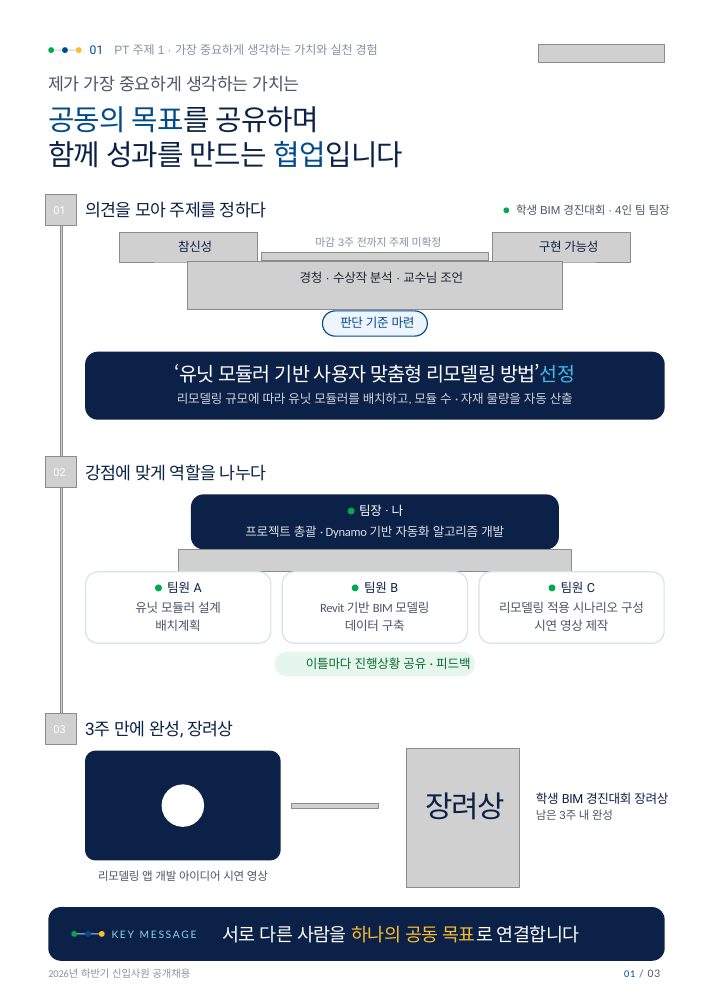
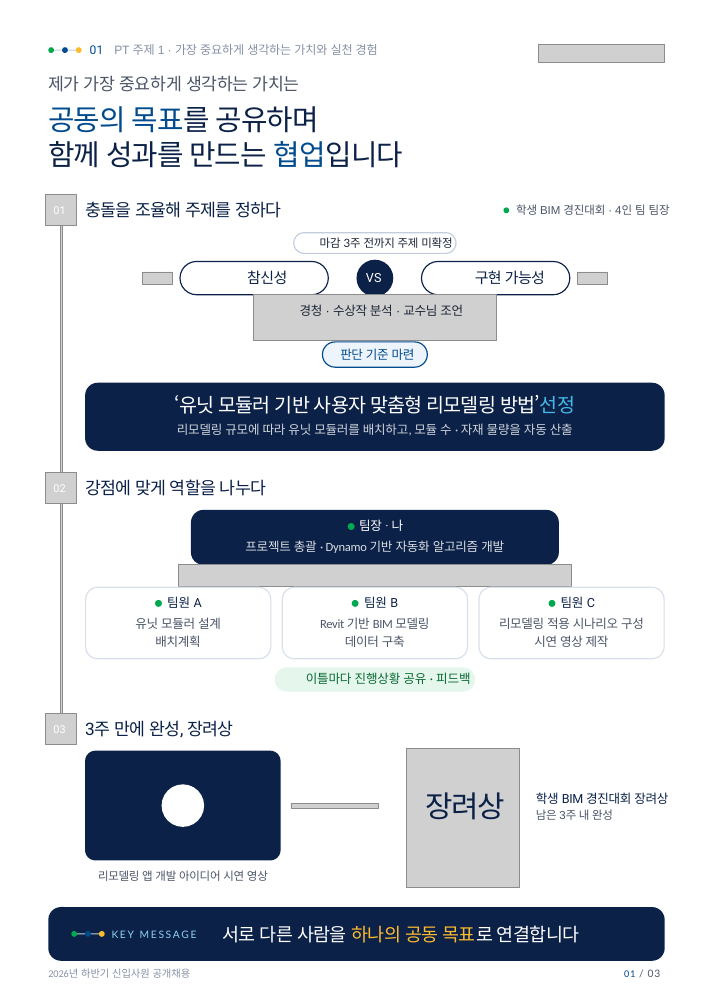
Before and after one commit to tmdgns5782-pixel/dcd, a slide deck: slide 1 of hec-pt/pptx/portrait.pptx. Drawn at 713x1008 pixels with LibreOffice and Linux fonts; fonts in the diff are those of the drawing; grey boxes stand for pictures; background and template pictures are left out. Boxes give left, top, right and bottom in pixels: in the first picture for what was removed or moved away, otherwise in the second. Text is boxed around its words. In the diff, an @@ line names an element or a change of style, - is before the commit and + after.

```diff
--- a/hec-pt/pptx/portrait.pptx
+++ b/hec-pt/pptx/portrait.pptx
@@ text at (85, 201, 281, 218): text changed @@
-의견을 모아 주제를 정하다
+충돌을 조율해 주제를 정하다
@@ picture removed at (120, 232, 258, 262) @@
@@ rounded rectangle added at (294, 233, 456, 253), fill #FFFFFF, outline #C3CEDD 0.96 pt @@
@@ text "마감 3주 전까지 주제 미확정" at (320, 237, 452, 248): size 9.1 to 9.6 pt, font Arial to Lato, text colour #8691A5 to #1C2536 @@
@@ picture removed at (492, 232, 630, 262) @@
@@ rounded rectangle added at (180, 261, 328, 295), fill #FFFFFF, outline #0B2147 0.96 pt @@
@@ picture removed at (188, 261, 562, 310) @@
@@ text "참신성" at (247, 270, 287, 284): size 10.6 to 12.5 pt, letter spacing -0.3 to -0.4 pt @@
@@ text "참신성": place and size @@
-text "참신성" at (178, 240, 212, 252)
+text "참신성" at (247, 270, 287, 284)
@@ picture removed at (261, 252, 488, 260) @@
@@ ellipse added at (356, 260, 393, 297), fill #0B2147 @@
@@ rounded rectangle added at (422, 261, 570, 295), fill #FFFFFF, outline #0B2147 0.96 pt @@
@@ text "구현 가능성": place and size @@
-text "구현 가능성" at (539, 240, 598, 252)
+text "구현 가능성" at (475, 270, 545, 285)
@@ text "구현 가능성" at (475, 270, 545, 285): size 10.6 to 12.5 pt, letter spacing -0.3 to -0.4 pt @@
@@ picture added at (142, 272, 172, 285) @@
@@ picture added at (253, 295, 497, 341) @@
@@ text added at (366, 273, 382, 282), 10.6 pt, text #FFFFFF @@
+VS
@@ picture added at (578, 272, 608, 285) @@
@@ text "경청 · 수상작 분석 · ...": place and size @@
-text "경청 · 수상작 분석 · ..." at (300, 271, 463, 283)
+text "경청 · 수상작 분석 · ..." at (300, 304, 463, 316)
@@ 3 texts, 2 rounded rectangles: place and size @@
-3 texts, 2 rounded rectangles at (85, 311, 665, 420)
+3 texts, 2 rounded rectangles at (85, 342, 665, 451)
@@ picture removed at (46, 457, 77, 488) @@
@@ picture added at (46, 472, 77, 503) @@
@@ picture removed at (178, 549, 572, 571) @@
@@ picture added at (178, 565, 572, 586) @@
@@ 14 texts, 5 rounded rectangles, 4 ellipses: place and size @@
-14 texts, 5 rounded rectangles, 4 ellipses at (53, 464, 664, 676)
+14 texts, 5 rounded rectangles, 4 ellipses at (53, 479, 664, 691)
```
Also in this commit, not shown: 8 other files.
